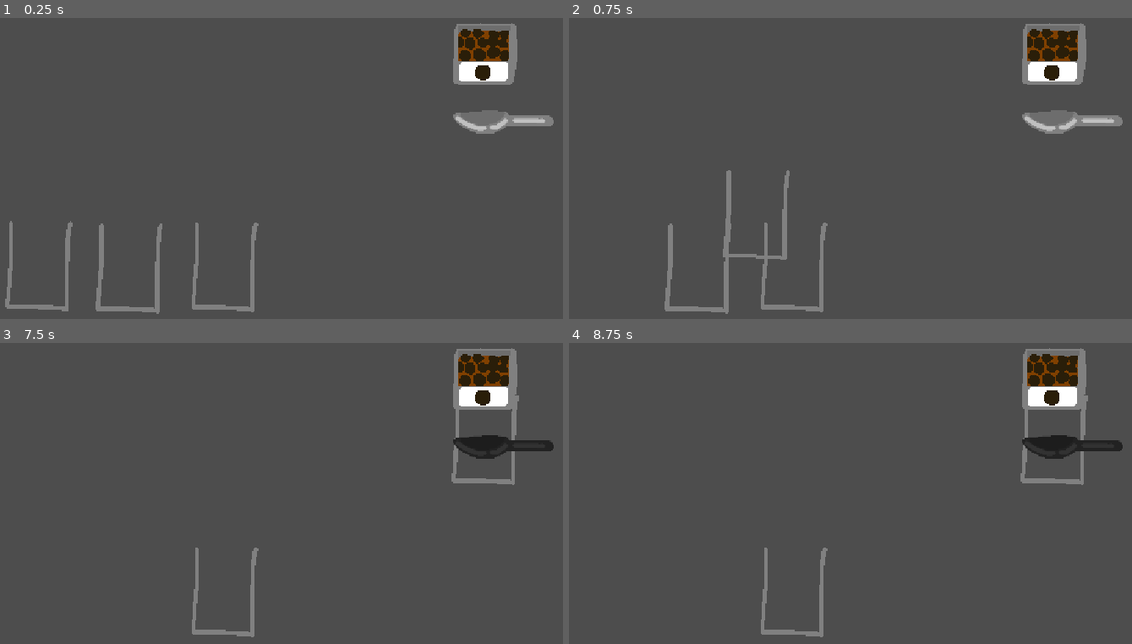
Above: before the commit, frames 1-4 (two rows, left to right).
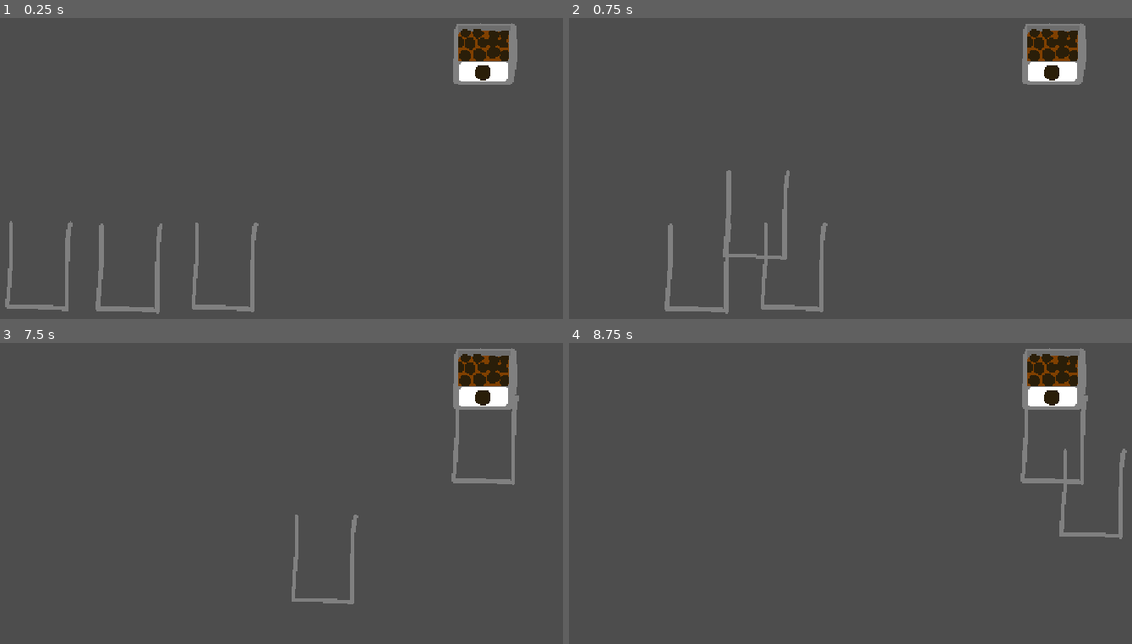
Above: after the commit, the same moments.

Repository: kimypham/bobatea
Game: Godot game, scene res://main.tscn
The game is run twice, just before and just after one commit, with the same random seed, the same clock (stepped at 60 frames per second) and the same inputs.
Inputs (mouse positions are in pixels of both pictures, inside the frame that each line leads up to):
- Up to frame 1 (0.25 s): no input
- Up to frame 2 (0.75 s): tap Enter at 0.5 s; drag from (608, 204) to (1053, 54) at 0.52 s
- Up to frame 3 (7.5 s): tap Space at 1.25, 2.75, 4.25 s; drag from (129, 532) to (484, 379) at 1.27 s; tap Enter at 2, 3.5 s; move the mouse to (225, 529) at 2.02 s; click (225, 529) at 2.17 s; drag from (287, 535) to (484, 379) at 2.77 s; move the mouse to (523, 514) at 3.52 s; click (523, 514) at 3.67 s; drag from (118, 403) to (484, 379) at 4.27 s; move the mouse to (354, 457) at 5.02 s; click (354, 457) at 5.17 s; drag from (219, 364) to (225, 529) at 5.77 s; move the mouse to (467, 439) at 6.52 s; click (467, 439) at 6.67 s; drag from (185, 478) to (484, 379) at 7.27 s
- Up to frame 4 (8.75 s): move the mouse to (957, 376) at 8.02 s; click (957, 376) at 8.17 s

The runs differ from the first frame. In frame 1, 0.9% of the frame differs, in the area x 80-99%, y 30-39%; in frame 2, 0.9%; in frame 3, 2.0%, in the area x 34-99%, y 30-98%; in frame 4, 2.0%.

Commit message:
revert back to clicking on container only (no home scoop), scale scoop cursor

Diff:
--- a/main.tscn
+++ b/main.tscn
@@ -23,4 +23,5 @@
 position = Vector2(410, 550)
 
 [node name="ScoopHome" parent="." instance=ExtResource("5_lquwl")]
+visible = false
 position = Vector2(885, 303)
--- a/scoop_home_sprite.gd
+++ b/scoop_home_sprite.gd
@@ -4,20 +4,21 @@
 var hotspot = Vector2(50, 20)  # adjust to your scoop tip
 
 func _input(event):
-	if event is InputEventMouseButton and event.button_index == MOUSE_BUTTON_LEFT and event.pressed:
-			if get_rect().has_point(to_local(get_global_mouse_position())):
-				if visible:
-					# Hide the sprite
-					visible = false
-
-					# Set ToolManager to SCOOP
-					ToolManager.current_tool = ToolManager.Tool.SCOOP
-
-					# Set the cursor to scoop_empty
-					Input.set_custom_mouse_cursor(scoop_empty_texture, Input.CURSOR_ARROW, hotspot)
-
-					# Reset any “pressing cup” state
-					ToolManager.pressing_cup = false
-				else:
-					ToolManager.reset_cursor()
-					visible = true
+	return
+	#if event is InputEventMouseButton and event.button_index == MOUSE_BUTTON_LEFT and event.pressed:
+			#if get_rect().has_point(to_local(get_global_mouse_position())):
+				#if visible:
+					## Hide the sprite
+					#visible = false
+					#
+					## Set ToolManager to SCOOP
+					#ToolManager.current_tool = ToolManager.Tool.SCOOP
+					#
+					## Set the cursor to scoop_empty
+					#ToolManager.set_scaled_cursor(scoop_empty_texture, hotspot)
+					#
+					## Reset any “pressing cup” state
+					#ToolManager.pressing_cup = false
+				#else:
+					#ToolManager.reset_cursor()
+					#visible = true
--- a/tool_manager.gd
+++ b/tool_manager.gd
@@ -17,6 +17,34 @@
 # Temporary flag: are we currently clicking the cup?
 var pressing_cup := false
 
+func _ready():
+	get_tree().root.size_changed.connect(_on_window_resized)
+
+func _on_window_resized():
+	match current_tool:
+		Tool.SCOOP_BOBA:
+			set_scaled_cursor(scoop_with_boba, hotspot)
+		Tool.SCOOP:
+			set_scaled_cursor(scoop_rotate, hotspot)
+
+func set_scaled_cursor(image: Texture2D, hotspot: Vector2 = Vector2.ZERO):
+	var base_size = Vector2(1152, 648)
+	var window_size = Vector2(DisplayServer.window_get_size())
+	var uniform_scale = min(window_size.x / base_size.x, window_size.y / base_size.y)
+
+	var cursor_scale = uniform_scale * 0.5
+
+	var img = image.get_image()
+	img.convert(Image.FORMAT_RGBA8)
+
+	var new_w = max(1, roundi(img.get_width() * cursor_scale))
+	var new_h = max(1, roundi(img.get_height() * cursor_scale))
+	img.resize(new_w, new_h, Image.INTERPOLATE_NEAREST)
+
+	var new_texture = ImageTexture.create_from_image(img)
+	var scaled_hotspot = hotspot * cursor_scale
+	Input.set_custom_mouse_cursor(new_texture, Input.CURSOR_ARROW, scaled_hotspot)
+
 func get_current_scoop() -> Tool:
 	return current_tool
 
@@ -32,18 +60,19 @@
 
 func scoop_boba():
 	current_tool = Tool.SCOOP_BOBA
-	Input.set_custom_mouse_cursor(scoop_with_boba, Input.CURSOR_ARROW, hotspot)
+	set_scaled_cursor(scoop_with_boba, hotspot)
 	pressing_cup = false  # reset
 
 func scoop_press():
 	if current_tool == Tool.SCOOP || current_tool == Tool.SCOOP_BOBA:
-		Input.set_custom_mouse_cursor(scoop_rotate, Input.CURSOR_ARROW, hotspot)
+		set_scaled_cursor(scoop_rotate, hotspot)
 		pressing_cup = true
 
 
 func scoop_release():
 	if (current_tool == Tool.SCOOP || current_tool == Tool.SCOOP_BOBA) and pressing_cup:
-		Input.set_custom_mouse_cursor(scoop_empty, Input.CURSOR_ARROW, hotspot)
+		set_scaled_cursor(scoop_empty, hotspot)
 		pressing_cup = false
-		if current_tool == Tool.SCOOP_BOBA:
-			current_tool = Tool.SCOOP  # boba has been deposited, now it's empty
+		reset_cursor()
+		#if current_tool == Tool.SCOOP_BOBA:
+			#current_tool = Tool.SCOOP  # boba has been deposited, now it's empty
